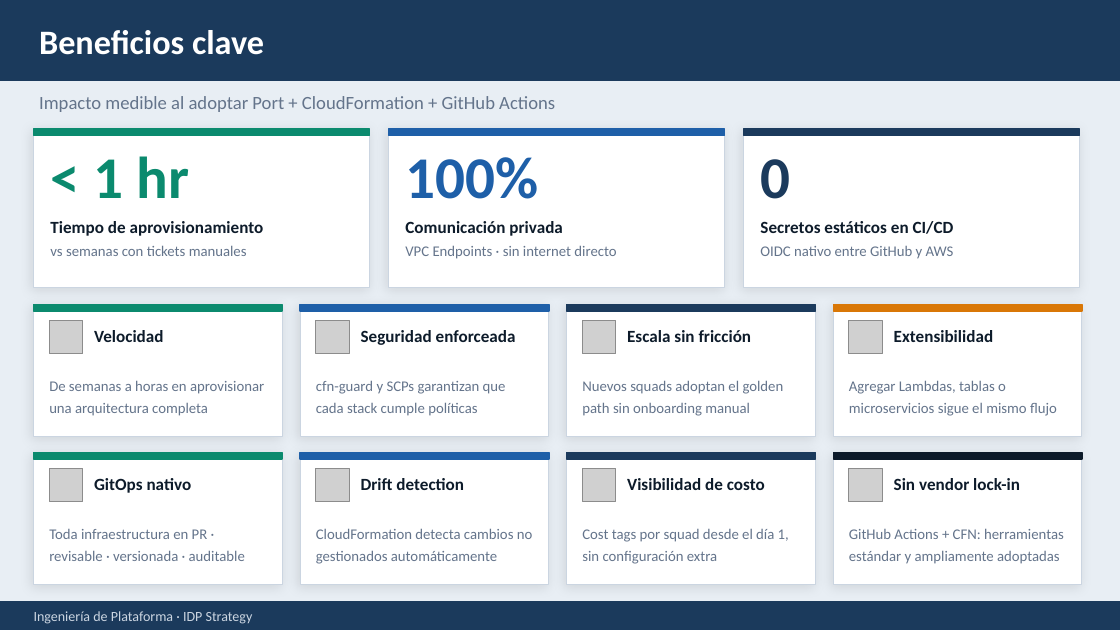
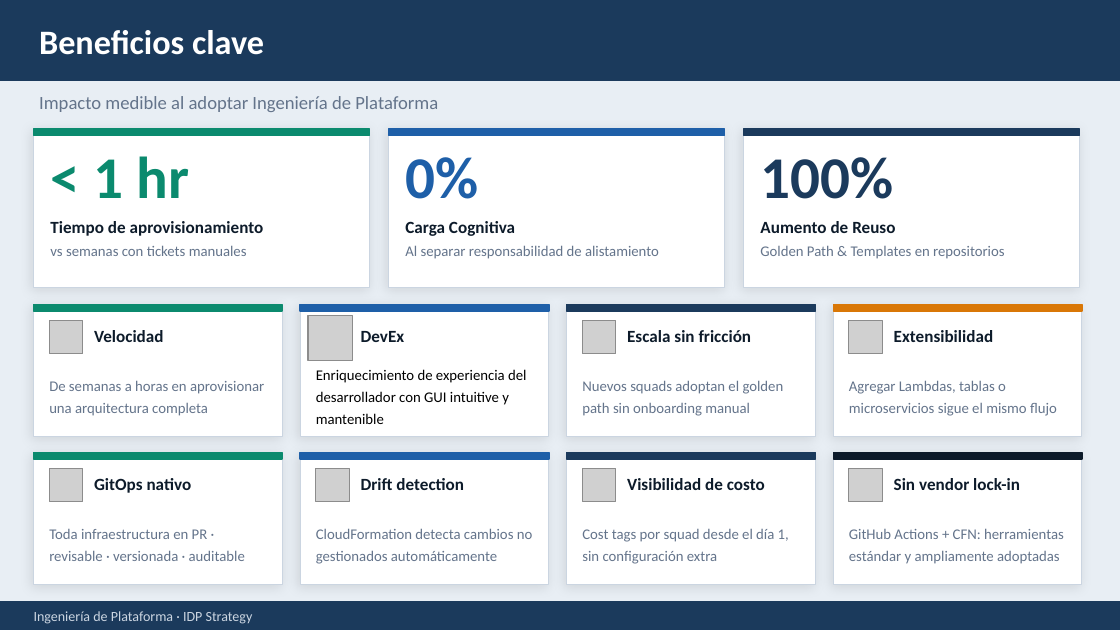
Before and after one commit to demos-and-pilots/port-aws-golden-path, a slide deck: slide 10 of presentation/IDP_Strategy_Port_CFN_GitHubActions.pptx (slide 8 before the commit). Drawn at 1120x630 pixels with LibreOffice and Linux fonts; fonts in the diff are those of the drawing; grey boxes stand for pictures. Boxes give left, top, right and bottom in pixels: in the first picture for what was removed or moved away, otherwise in the second. Text is boxed around its words. In the diff, an @@ line names an element or a change of style, - is before the commit and + after.

```diff
--- a/presentation/IDP_Strategy_Port_CFN_GitHubActions.pptx
+++ b/presentation/IDP_Strategy_Port_CFN_GitHubActions.pptx
@@ text at (39,96,438,112): text changed @@
-Impacto medible al adoptar Port + CloudFormation + GitHub Actions
+Impacto medible al adoptar Ingeniería de Plataforma
@@ text at (405,157,478,199): text changed @@
-100%
+0%
@@ text at (760,157,893,199): text changed @@
-0
+100%
@@ text at (405,221,515,236): text changed @@
-Comunicación privada
+Carga Cognitiva
@@ text at (760,221,895,233): text changed @@
-Secretos estáticos en CI/CD
+Aumento de Reuso
@@ text at (405,245,659,259): text changed @@
-VPC Endpoints · sin internet directo
+Al separar responsabilidad de alistamiento
@@ text at (760,246,1005,259): text changed @@
-OIDC nativo entre GitHub y AWS
+Golden Path & Templates en repositorios
@@ picture: place and size @@
-picture at (316,320,349,354)
+picture at (308,316,353,361)
@@ text at (361,331,405,342): text changed @@
-Seguridad enforceada
+DevEx
@@ text at (316,369,526,424): text changed; text colour #64748B to #000000 @@
-cfn-guard y SCPs garantizan que cada stack cumple políticas
+Enriquecimiento de experiencia del desarrollador con GUI intuitive y mantenible
```
Also in this commit, not shown: 6 other slides changed, 2 slides added, 3 other files.
